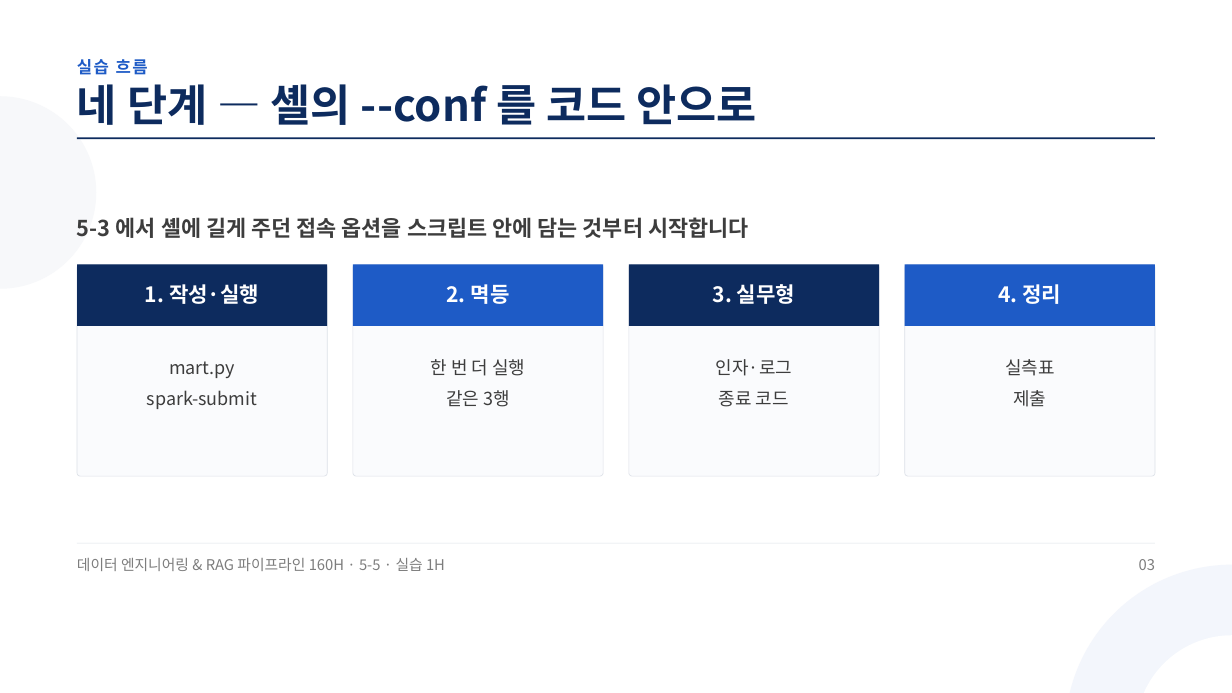
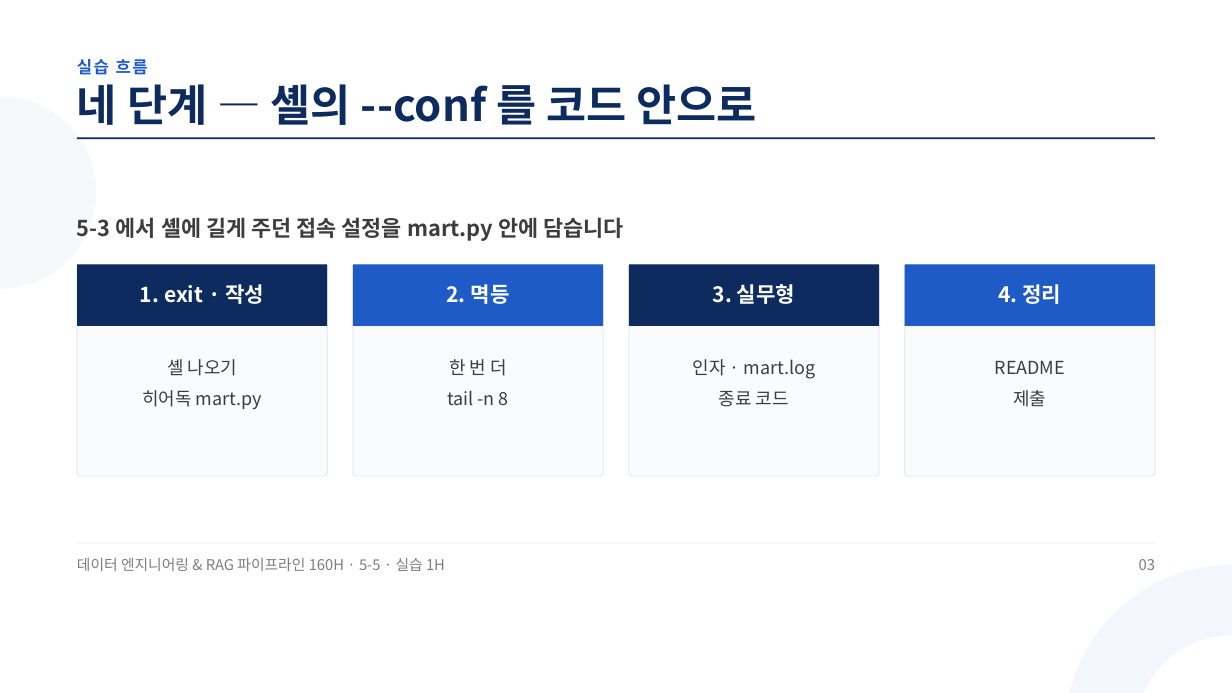
Before and after one commit to aebonlee/materials, a slide deck: slide 3 of data-eng/decks/w5d5s3.pptx. Drawn at 1232x693 pixels with LibreOffice and Linux fonts; fonts in the diff are those of the drawing. Boxes give left, top, right and bottom in pixels: in the first picture for what was removed or moved away, otherwise in the second. Text is boxed around its words. In the diff, an @@ line names an element or a change of style, - is before the commit and + after.

```diff
--- a/data-eng/decks/w5d5s3.pptx
+++ b/data-eng/decks/w5d5s3.pptx
@@ text at [77, 217, 623, 241]: text changed @@
-5-3 에서 셸에 길게 주던 접속 옵션을 스크립트 안에 담는 것부터 시작합니다
+5-3 에서 셸에 길게 주던 접속 설정을 mart.py 안에 담습니다
@@ text at [140, 284, 264, 304]: text changed @@
-1. 작성·실행
+1. exit · 작성
@@ text at [142, 359, 262, 409]: text changed @@
-mart.py
-spark-submit
+셸 나오기
+히어독 mart.py
@@ text at [447, 359, 509, 405]: text changed @@
-한 번 더 실행
-같은 3행
+한 번 더
+tail -n 8
@@ text at [692, 359, 816, 379]: text changed @@
-인자·로그
+인자 · mart.log
@@ text at [995, 361, 1065, 374]: text changed @@
-실측표
+README
```
Also in this commit, not shown: 8 other slides changed, 2 slides added, 2 slides removed, 11 other files.
